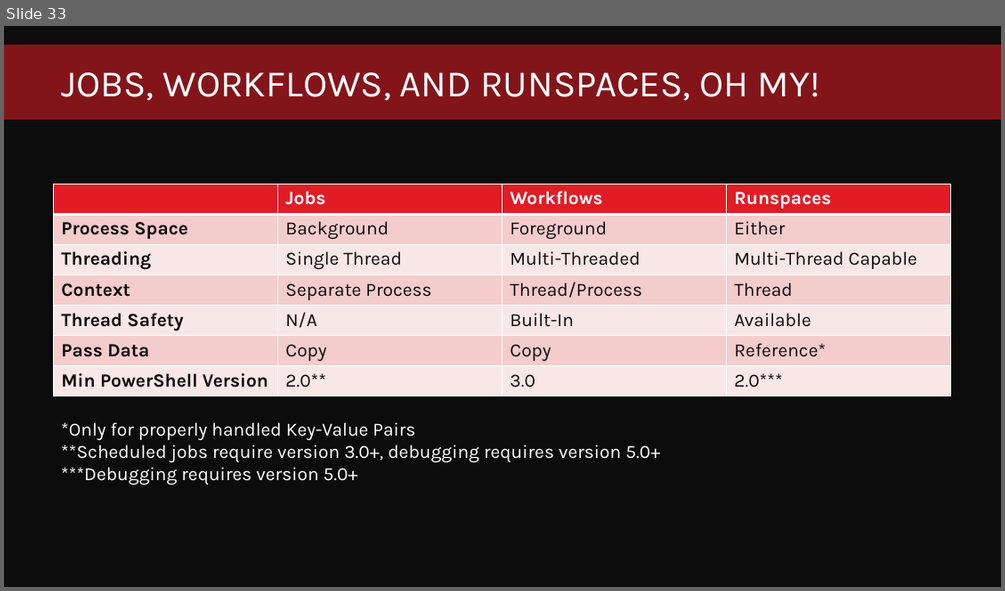
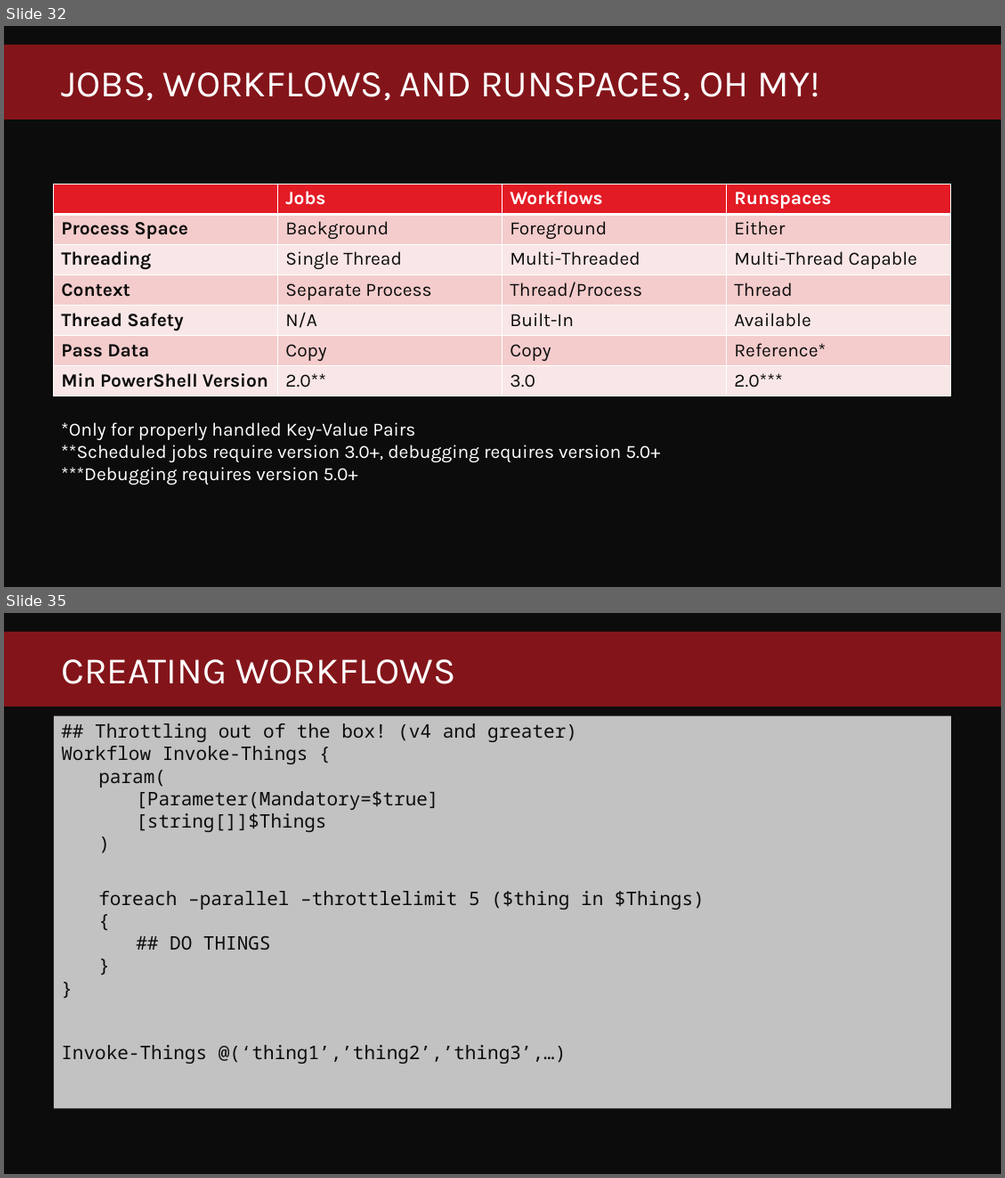
Before and after one commit to DumpsterDave/MMS-MOA-2020, a slide deck: Performance PowerShell/Performance PowerShell.pptx. Shown one above the other, each under a label of ours: slide 33 before the commit, slides 32 and 35 after it; the slides between them are not shown. The pictures are 1005x591 and 1005x1178 pixels, drawn with LibreOffice and Linux fonts; fonts in the diff are those of the drawing; background and template pictures are left out. Boxes give left, top, right and bottom in pixels: in the first picture for what was removed or moved away, otherwise in the second. Text is boxed around its words. In the diff, an @@ line names an element or a change of style, - is before the commit and + after.

```diff
--- a/Performance PowerShell/Performance PowerShell.pptx
+++ b/Performance PowerShell/Performance PowerShell.pptx
@@ slide 35 added at [4,613,1001,1174], background #0C0C0C; not listed: 1 template element that a slide beside it also shows @@
@@ title added at [61,659,455,684], 36 pt, text #FFFFFF @@
+CREATING WORKFLOWS
@@ text added at [54,716,952,1109], fill #FFFFFF at 75% opacity, 18 pt, text #0C0C0C @@
+## Throttling out of the box! (v4 and greater)
+Workflow Invoke-Things {
+param(
+[Parameter(Mandatory=$true]
+[string[]]$Things
+)
+foreach –parallel –throttlelimit 5 ($thing in $Things)
+{
+## DO THINGS
+}
+}
+Invoke-Things @(‘thing1’,’thing2’,’thing3’,…)
@@ what was slide 33 is now slide 32 @@
```
Also in this commit, not shown: 1 slide changed, 8 other slides added, 1 slide removed.
